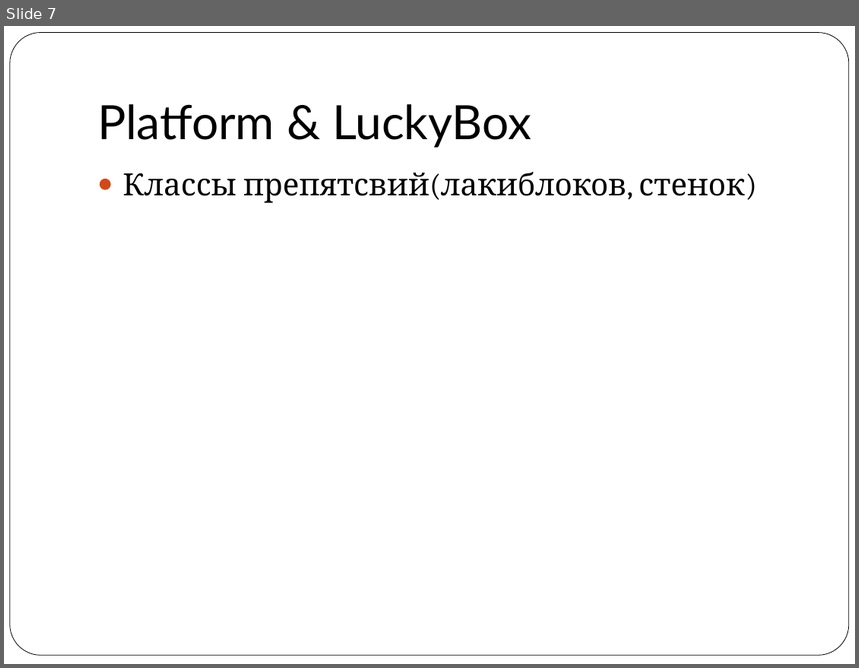
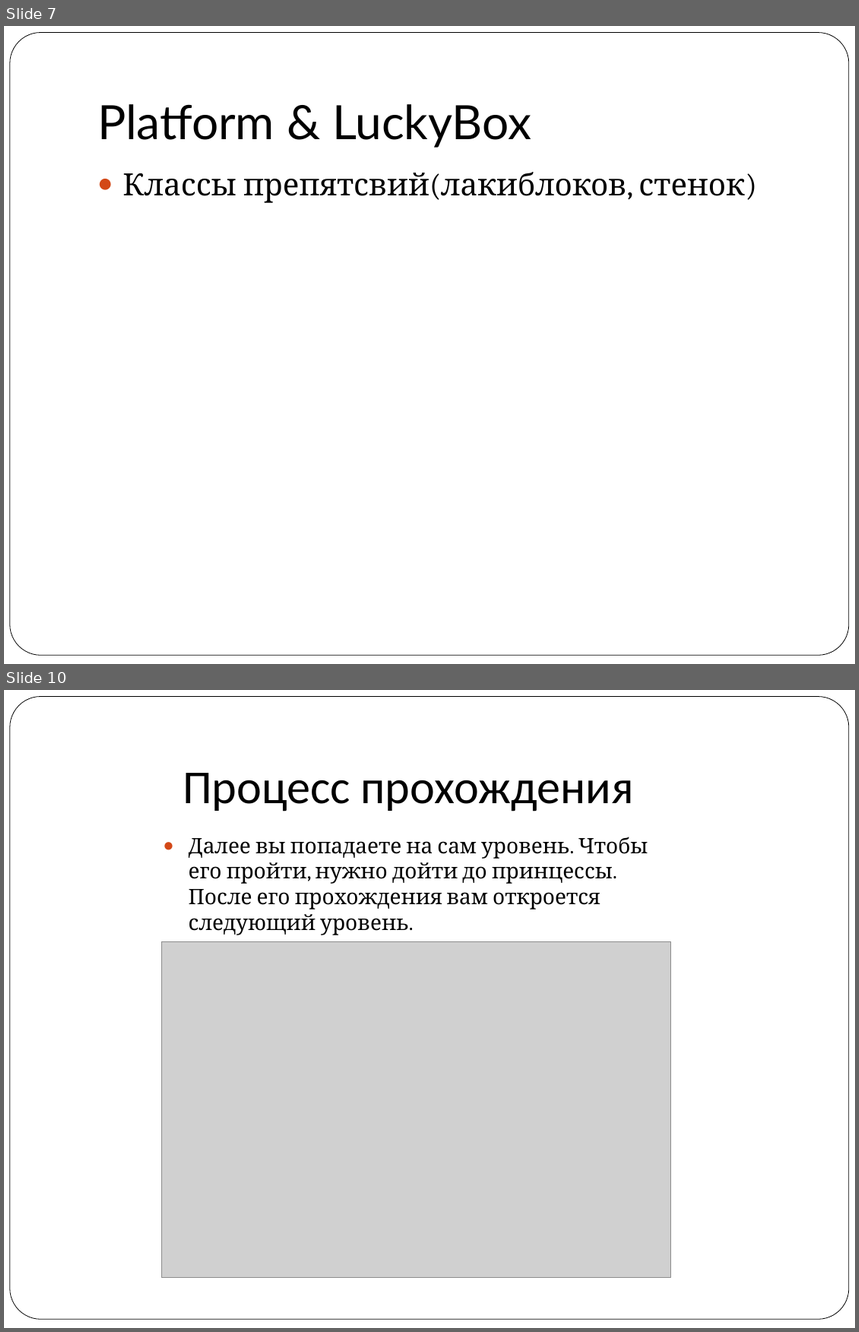
Before and after one commit to vitaly06/SuperMario, a slide deck: piton.ppt. Shown one above the other, each under a label of ours: slide 7 before the commit, slides 7 and 10 after it; the slides between them are not shown. The pictures are 859x668 and 859x1332 pixels, drawn with LibreOffice and Linux fonts; fonts in the diff are those of the drawing; grey boxes stand for pictures. Boxes give left, top, right and bottom in pixels: in the first picture for what was removed or moved away, otherwise in the second. Text is boxed around its words. In the diff, an @@ line names an element or a change of style, - is before the commit and + after.

```diff
--- a/piton.ppt
+++ b/piton.ppt
@@ slide 10 added at bbox=[4, 690, 855, 1328], background #FFFFFF; not listed: 1 template element that a slide beside it also shows @@
@@ title added at bbox=[183, 773, 633, 812], 40 pt, text #000000 @@
+Процесс прохождения
@@ text added at bbox=[189, 837, 648, 935], 18 pt, text #000000 @@
+● Далее вы попадаете на сам уровень. Чтобы его пройти, нужно дойти до принцессы. После его прохождения вам откроется следующий уровень.
@@ picture added at bbox=[161, 942, 671, 1277] @@
```
Also in this commit, not shown: 2 slides changed, 3 other slides added, 8 slides removed.
